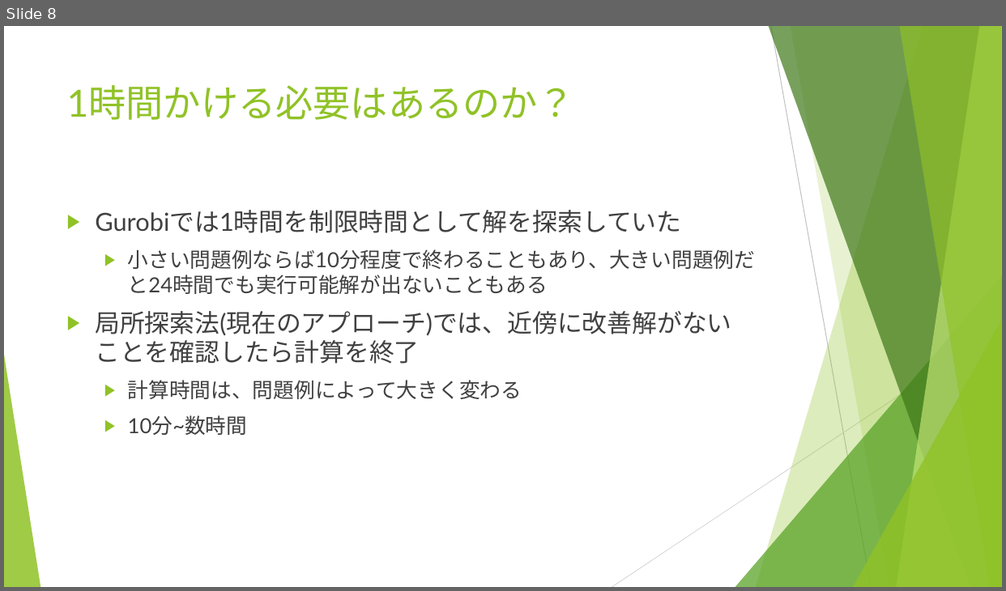
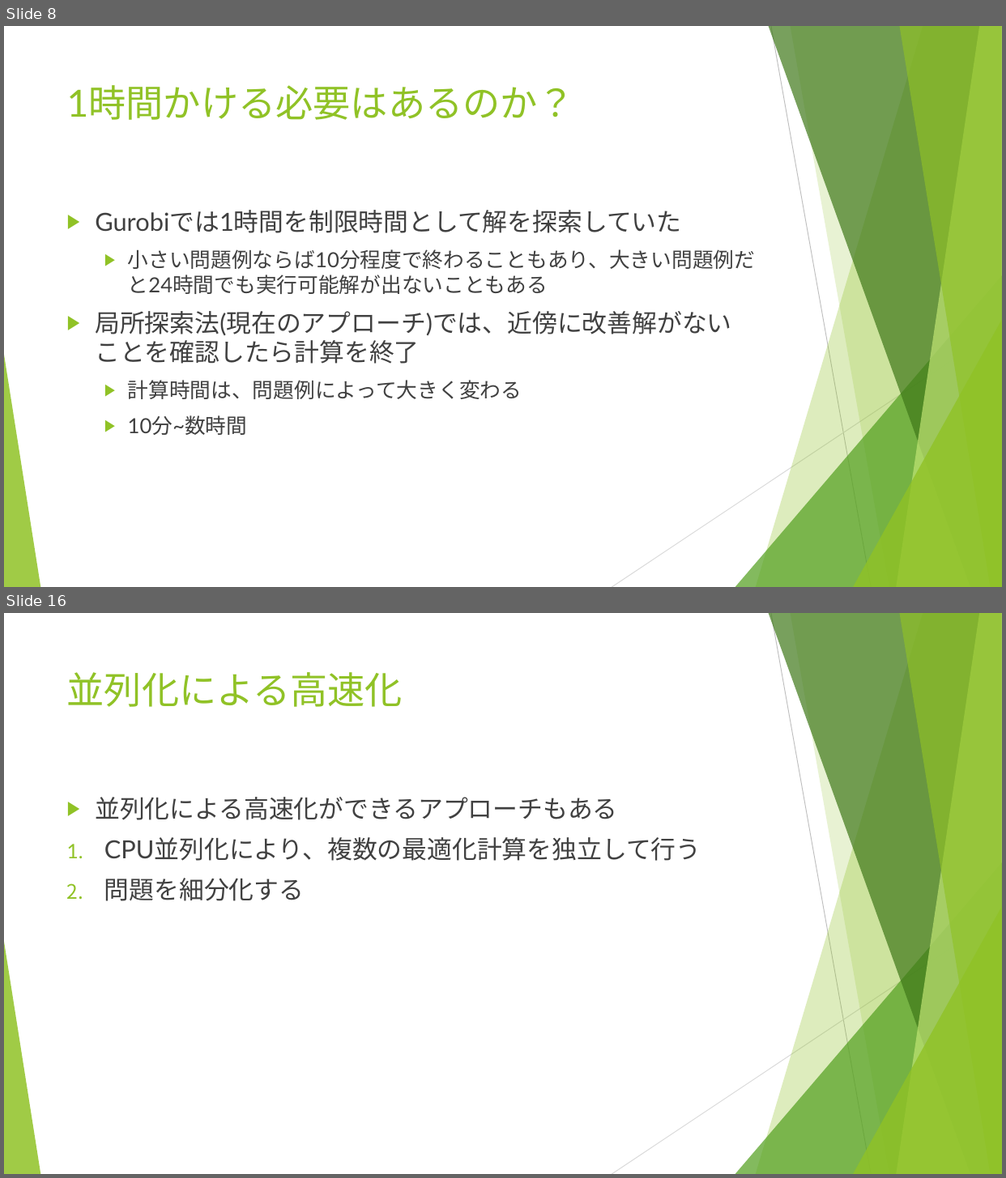
Before and after one commit to r-kurosu/kline_new, a slide deck: 11_30_共有資料.pptx. Shown one above the other, each under a label of ours: slide 8 before the commit, slides 8 and 16 after it; the slides between them are not shown. The pictures are 1006x591 and 1006x1178 pixels, drawn with LibreOffice and Linux fonts; fonts in the diff are those of the drawing. Boxes give left, top, right and bottom in pixels: in the first picture for what was removed or moved away, otherwise in the second. Text is boxed around its words. In the diff, an @@ line names an element or a change of style, - is before the commit and + after.

Commit message:
並列化に関するスライドを追加

```diff
--- a/11_30_共有資料.pptx
+++ b/11_30_共有資料.pptx
@@ slide 16 added at (x1=4, y1=613, x2=1002, y2=1174), background #FFFFFF; not listed: 10 template elements that a slide beside it also shows @@
@@ title added at (x1=67, y1=672, x2=403, y2=707), 36 pt, text #90C226 @@
+並列化による高速化
@@ text added at (x1=95, y1=797, x2=701, y2=901), 24 pt, text #404040 @@
+▶ 並列化による高速化ができるアプローチもある
+1. CPU並列化により、複数の最適化計算を独立して行う
+2. 問題を細分化する
```
Also in this commit, not shown: 5 slides changed, 8 other slides added.
